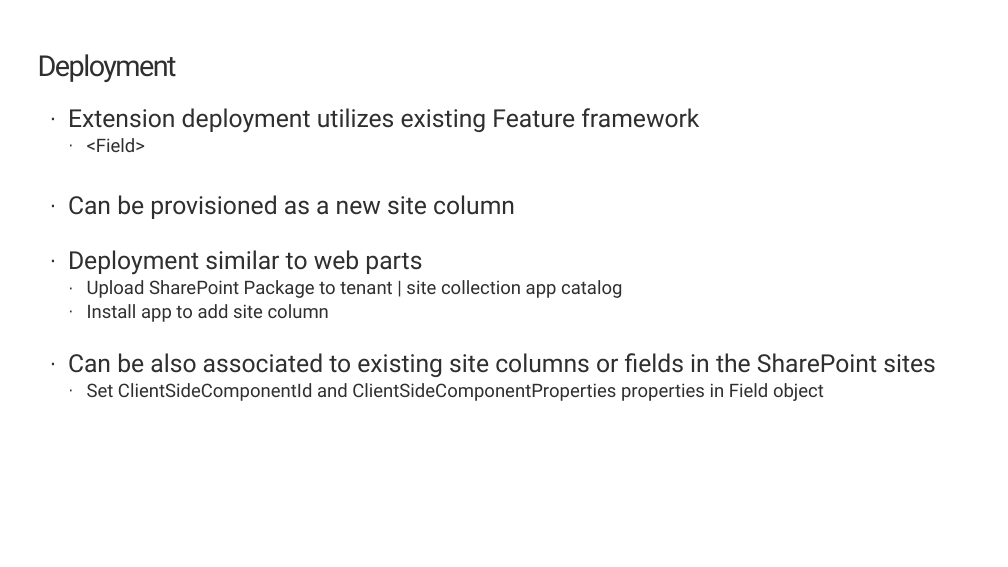
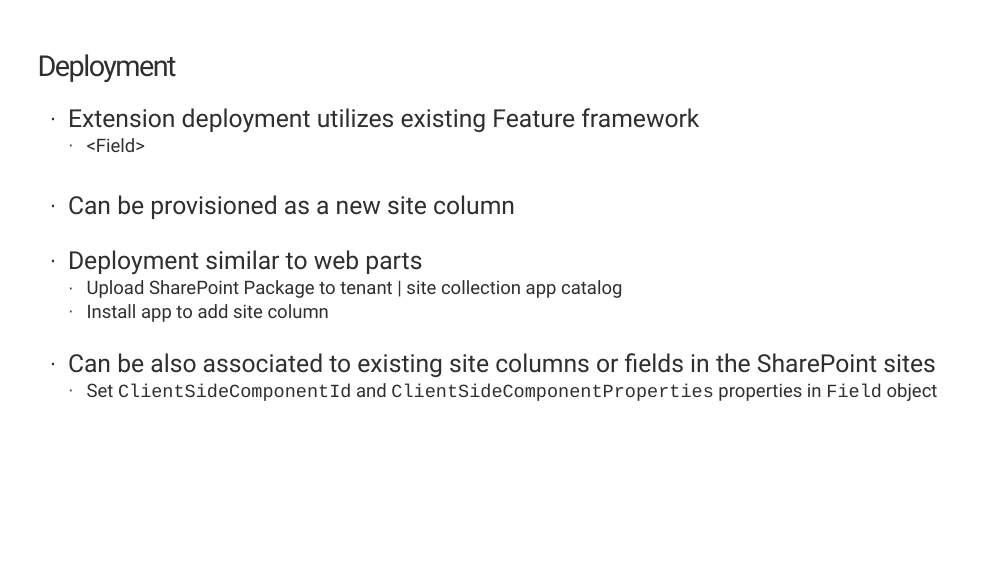
Before and after one commit to SharePoint/sp-dev-training-spfx-extensions, a slide deck: slide 8 of 02 fieldcustomizer.pptx. Drawn at 1008x567 pixels with LibreOffice and Linux fonts; fonts in the diff are those of the drawing; background and template pictures are left out. Boxes give left, top, right and bottom in pixels: in the first picture for what was removed or moved away, otherwise in the second. Text is boxed around its words. In the diff, an @@ line names an element or a change of style, - is before the commit and + after.

```diff
--- a/02 fieldcustomizer.pptx
+++ b/02 fieldcustomizer.pptx
@@ text at <box>87,383,938,401</box>: font Roboto to Courier New in "ClientSideComponentId ClientSideComponentProperties Field" @@
```
Also in this commit, not shown: 2 other slides changed, 2 other files.
